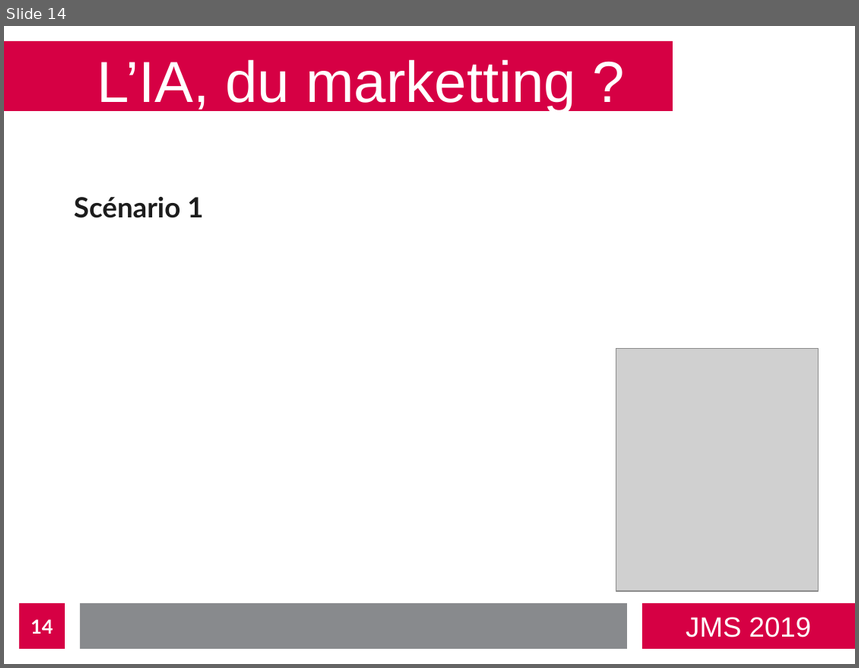
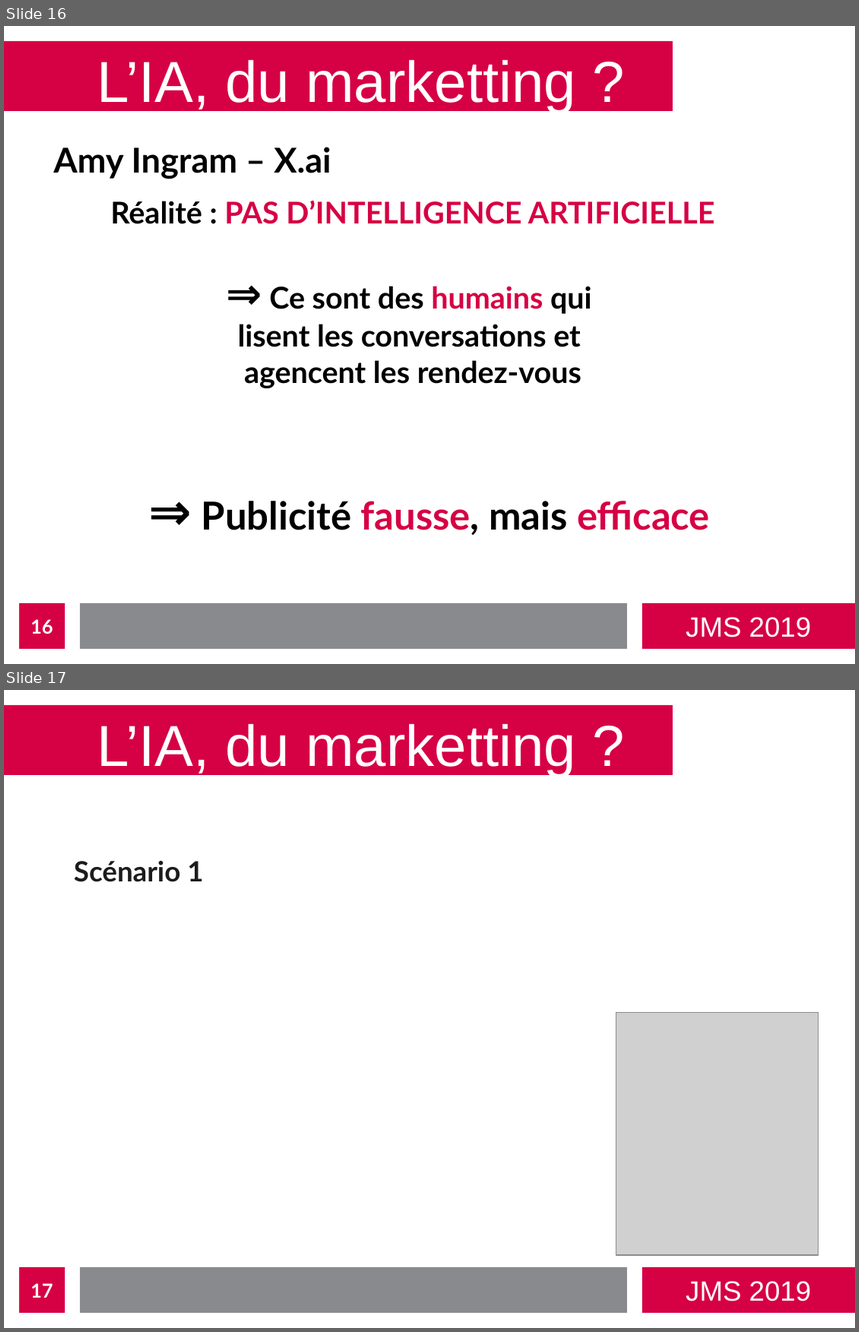
Before and after one commit to bastienvanderplaetse/JMS-2019, a slide deck: presentation.odp. Shown one above the other, each under a label of ours: slide 14 before the commit, slides 16 and 17 after it. The pictures are 859x668 and 859x1332 pixels, drawn with LibreOffice and Linux fonts; fonts in the diff are those of the drawing; grey boxes stand for pictures. Boxes give left, top, right and bottom in pixels: in the first picture for what was removed or moved away, otherwise in the second. Text is boxed around its words. In the diff, an @@ line names an element or a change of style, - is before the commit and + after.

Commit message:
Marketting ex1

```diff
--- a/presentation.odp
+++ b/presentation.odp
@@ slide 16 added at [4, 26, 855, 664], background #FFFFFF; not listed: 4 template elements that a slide beside it also shows @@
@@ title added at [97, 59, 576, 113], 54 pt, text #FFFFFF @@
+L’IA, du marketting ?
@@ text added at [53, 147, 331, 179], 32 pt, text #000000, bold @@
+Amy Ingram – X.ai
@@ text added at [110, 200, 715, 389], 28 pt, text #000000, bold @@
+Réalité : PAS D’INTELLIGENCE ARTIFICIELLE
+⇒ Ce sont des humains qui
+lisent les conversations et
+agencent les rendez-vous
@@ text added at [202, 501, 710, 535], 36 pt, text #000000, bold @@
+⇒ Publicité fausse, mais efficace
@@ page number added at [19, 604, 65, 649], fill #D60044, 18 pt, text #FFFFFF, bold @@
+16
@@ what was slide 14 is now slide 17 @@
@@ page number at [31, 1284, 53, 1298]: text changed @@
-14
+17
```
Also in this commit, not shown: 13 slides changed, 3 other slides added, 2 other files.
